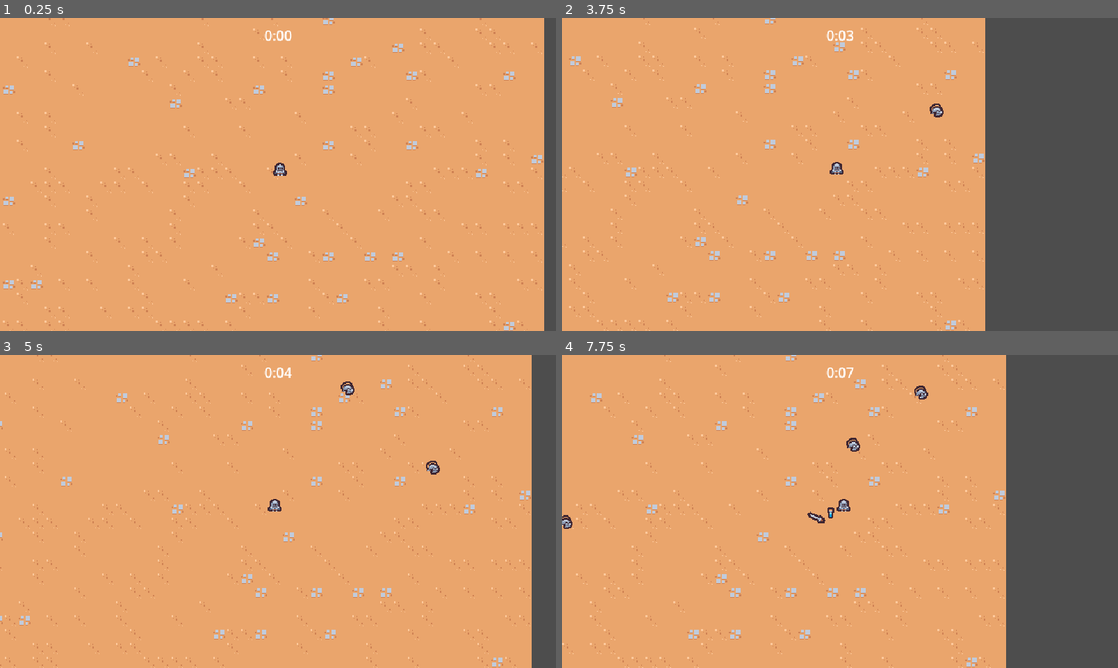
Above: before the commit, frames 1-4 (two rows, left to right).
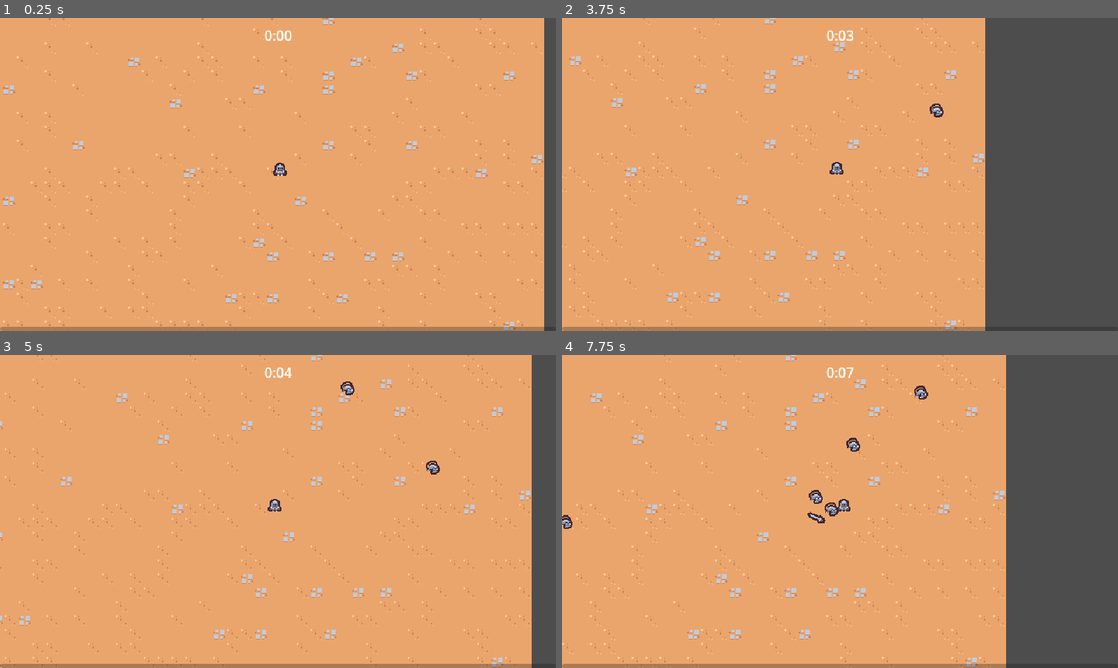
Above: after the commit, the same moments.

Repository: Nordtwig/hearthguard
Game: Godot game, scene res://Main/main.tscn
The game is run twice, just before and just after one commit, with the same random seed, the same clock (stepped at 60 frames per second) and the same inputs.
Inputs:
- Up to frame 1 (0.25 s): no input
- Up to frame 2 (3.75 s): hold D (move_right) 0.53-1.28 s; hold S (move_down) 1.28-2.03 s; hold D (move_right) 2.03-2.78 s; hold W (move_up) 2.78-3.53 s; hold A (move_left) from 3.53 s (still down)
- Up to frame 3 (5 s): keep holding A (move_left)
- Up to frame 4 (7.75 s): release A (move_left) at 5.03 s; hold S (move_down) 5.03-5.78 s; hold D (move_right) 5.78-6.53 s; hold W (move_up) 6.53-7.28 s; hold D (move_right) from 7.28 s (still down)

The runs differ from the first frame. In frame 1, 1.3% of the frame differs, in the area x 0-98%, y 98-100%; in frame 2, 1.0%; in frame 3, 1.3%; in frame 4, 1.2%.

Commit message:
Add hitbox and hurtbox, and experience bar and tracking

Diff:
--- a/Main/main.tscn
+++ b/Main/main.tscn
@@ -6,13 +6,17 @@
 [ext_resource type="PackedScene" uid="uid://bj32b3xdg0g27" path="res://scenes/ui/arena_time_ui.tscn" id="1_nu137"]
 [ext_resource type="PackedScene" uid="uid://b21lb2jm1yyxn" path="res://scenes/manager/arena_time_manager.tscn" id="2_bcrqv"]
 [ext_resource type="PackedScene" uid="uid://eo01s2wkj0n8" path="res://scenes/game_object/game_camera/game_camera.tscn" id="3_0mami"]
+[ext_resource type="PackedScene" uid="uid://cjv5e05ec6ndo" path="res://scenes/ui/experience_bar.tscn" id="3_dam15"]
 [ext_resource type="PackedScene" uid="uid://bfdy5s1yq8ajq" path="res://scenes/manager/enemy_manager.tscn" id="4_vac0u"]
 
 [node name="Main" type="Node2D"]
 
+[node name="EnemyManager" parent="." instance=ExtResource("4_vac0u")]
+
 [node name="ExperienceManager" parent="." instance=ExtResource("1_cqk57")]
 
-[node name="EnemyManager" parent="." instance=ExtResource("4_vac0u")]
+[node name="ExperienceBar" parent="." node_paths=PackedStringArray("experience_manager") instance=ExtResource("3_dam15")]
+experience_manager = NodePath("../ExperienceManager")
 
 [node name="ArenaTimeUI" parent="." node_paths=PackedStringArray("arena_time_manager") instance=ExtResource("1_nu137")]
 arena_time_manager = NodePath("ArenaTimeManager")
--- /dev/null
+++ b/scenes/ability/sword_ability.gd
@@ -0,0 +1,4 @@
+extends Node2D
+class_name SwordAbility
+
+@onready var hitbox_component: HitboxComponent = $HitboxComponent
--- a/scenes/ability/sword_ability.tscn
+++ b/scenes/ability/sword_ability.tscn
@@ -1,6 +1,8 @@
-[gd_scene load_steps=6 format=3 uid="uid://cg517k8fa78lu"]
+[gd_scene load_steps=8 format=3 uid="uid://cg517k8fa78lu"]
 
+[ext_resource type="Script" path="res://scenes/ability/sword_ability.gd" id="1_xld8i"]
 [ext_resource type="Texture2D" uid="uid://dhl5fskh8ruy6" path="res://scenes/ability/sword.png" id="1_ylfsu"]
+[ext_resource type="PackedScene" uid="uid://cjrx78knlcpy7" path="res://scenes/component/hitbox_component.tscn" id="2_nt30p"]
 
 [sub_resource type="Animation" id="Animation_02qfj"]
 length = 0.001
@@ -31,7 +33,7 @@
 tracks/2/type = "value"
 tracks/2/imported = false
 tracks/2/enabled = true
-tracks/2/path = NodePath("Area2D/CollisionShape2D:disabled")
+tracks/2/path = NodePath("HitboxComponent/CollisionShape2D:disabled")
 tracks/2/interp = 1
 tracks/2/loop_wrap = true
 tracks/2/keys = {
@@ -85,7 +87,7 @@
 tracks/3/type = "value"
 tracks/3/imported = false
 tracks/3/enabled = true
-tracks/3/path = NodePath("Area2D/CollisionShape2D:disabled")
+tracks/3/path = NodePath("HitboxComponent/CollisionShape2D:disabled")
 tracks/3/interp = 1
 tracks/3/loop_wrap = true
 tracks/3/keys = {
@@ -101,13 +103,15 @@
 "swing": SubResource("Animation_lqa7q")
 }
 
-[sub_resource type="RectangleShape2D" id="RectangleShape2D_2nx6f"]
+[sub_resource type="RectangleShape2D" id="RectangleShape2D_kax8b"]
 size = Vector2(30, 30)
 
 [node name="SwordAbility" type="Node2D"]
+script = ExtResource("1_xld8i")
 
 [node name="Sprite2D" type="Sprite2D" parent="."]
 rotation = -0.261799
+scale = Vector2(1e-05, 1e-05)
 texture = ExtResource("1_ylfsu")
 offset = Vector2(0, -4)
 
@@ -117,10 +121,9 @@
 }
 autoplay = "swing"
 
-[node name="Area2D" type="Area2D" parent="."]
-collision_layer = 4
-collision_mask = 0
+[node name="HitboxComponent" parent="." instance=ExtResource("2_nt30p")]
 
-[node name="CollisionShape2D" type="CollisionShape2D" parent="Area2D"]
+[node name="CollisionShape2D" type="CollisionShape2D" parent="HitboxComponent"]
 position = Vector2(15, 0)
-shape = SubResource("RectangleShape2D_2nx6f")
+shape = SubResource("RectangleShape2D_kax8b")
+disabled = true
--- a/scenes/ability/sword_ability_controller.gd
+++ b/scenes/ability/sword_ability_controller.gd
@@ -3,14 +3,12 @@
 @export var sword_ability: PackedScene
 @export var max_range : float = 150
 
+var damage = 5
+
 func _ready() -> void:
 	$Timer.timeout.connect(on_timer_timeout)
 
 
-func _process(delta: float) -> void:
-	pass
-
-# This happens every time the timer times out, shocker
 func on_timer_timeout() -> void:
 	var player = get_tree().get_first_node_in_group("player") as Node2D
 	if player == null:
@@ -30,8 +28,9 @@
 		return a_distance < b_distance
 	)
 
-	var sword_instance = sword_ability.instantiate() as Node2D
+	var sword_instance = sword_ability.instantiate() as SwordAbility
 	player.get_parent().add_child(sword_instance)
+	sword_instance.hitbox_component.damage = damage
 	sword_instance.global_position = enemies[0].global_position
 	sword_instance.global_position += Vector2.RIGHT.rotated(randf_range(0, TAU)) * 4
 
--- /dev/null
+++ b/scenes/component/hitbox_component.gd
@@ -0,0 +1,4 @@
+extends Area2D
+class_name HitboxComponent
+
+var damage = 0
--- /dev/null
+++ b/scenes/component/hitbox_component.tscn
@@ -0,0 +1,8 @@
+[gd_scene load_steps=2 format=3 uid="uid://cjrx78knlcpy7"]
+
+[ext_resource type="Script" path="res://scenes/component/hitbox_component.gd" id="1_1dgcl"]
+
+[node name="HitboxComponent" type="Area2D"]
+collision_layer = 4
+collision_mask = 0
+script = ExtResource("1_1dgcl")
--- /dev/null
+++ b/scenes/component/hurtbox_component.gd
@@ -0,0 +1,19 @@
+extends Area2D
+class_name HurtboxComponent
+
+@export var health_component: HealthComponent
+
+
+func _ready() -> void:
+    area_entered.connect(on_area_entered)
+
+
+func on_area_entered(other_area: Area2D) -> void:
+    if not other_area is HitboxComponent:
+        return
+
+    if health_component == null:
+        return
+
+    var hitbox_component = other_area as HitboxComponent
+    health_component.damage(hitbox_component.damage)
--- /dev/null
+++ b/scenes/component/hurtbox_component.tscn
@@ -0,0 +1,8 @@
+[gd_scene load_steps=2 format=3 uid="uid://ch5okk5rpxg04"]
+
+[ext_resource type="Script" path="res://scenes/component/hurtbox_component.gd" id="1_74el2"]
+
+[node name="HurtboxComponent" type="Area2D"]
+collision_layer = 0
+collision_mask = 4
+script = ExtResource("1_74el2")
--- a/scenes/game_object/basic_enemy/basic_enemy.gd
+++ b/scenes/game_object/basic_enemy/basic_enemy.gd
@@ -5,22 +5,14 @@
 @onready var health_component: HealthComponent = $HealthComponent
 
 
-func _ready() -> void:
-	$Area2D.area_entered.connect(on_area_entered)
-
-
 func _process(_delta: float) -> void:
-	var direction = get_direction_to_player()
-	velocity = direction * move_speed
-	move_and_slide()
+    var direction = get_direction_to_player()
+    velocity = direction * move_speed
+    move_and_slide()
 
 
 func get_direction_to_player():
-	var player_node = get_tree().get_first_node_in_group("player") as Node2D
-	if player_node != null:
-		return (player_node.global_position - global_position).normalized()
-	return Vector2.ZERO
-
-
-func on_area_entered(_other_area: Area2D):
-	health_component.damage(100)
+    var player_node = get_tree().get_first_node_in_group("player") as Node2D
+    if player_node != null:
+        return (player_node.global_position - global_position).normalized()
+    return Vector2.ZERO
--- a/scenes/game_object/basic_enemy/basic_enemy.tscn
+++ b/scenes/game_object/basic_enemy/basic_enemy.tscn
@@ -1,11 +1,12 @@
-[gd_scene load_steps=7 format=3 uid="uid://dit4jmb5s37yw"]
+[gd_scene load_steps=8 format=3 uid="uid://dit4jmb5s37yw"]
 
 [ext_resource type="Script" path="res://scenes/game_object/basic_enemy/basic_enemy.gd" id="1_p5lxq"]
 [ext_resource type="Texture2D" uid="uid://bovyjtw3h0j8m" path="res://scenes/game_object/basic_enemy/basic_enemy.png" id="2_bqqju"]
 [ext_resource type="PackedScene" uid="uid://cg8vcvxfn7ab6" path="res://scenes/component/health_component.tscn" id="2_rx16w"]
 [ext_resource type="PackedScene" uid="uid://bxcv81bj2i50l" path="res://scenes/component/vial_drop_component.tscn" id="3_40seo"]
+[ext_resource type="PackedScene" uid="uid://ch5okk5rpxg04" path="res://scenes/component/hurtbox_component.tscn" id="4_oc12g"]
 
-[sub_resource type="CircleShape2D" id="CircleShape2D_p8s3g"]
+[sub_resource type="CircleShape2D" id="CircleShape2D_rg8tr"]
 radius = 12.0
 
 [sub_resource type="CircleShape2D" id="CircleShape2D_dhxvy"]
@@ -23,13 +24,12 @@
 [node name="VialDropComponent" parent="." node_paths=PackedStringArray("health_component") instance=ExtResource("3_40seo")]
 health_component = NodePath("../HealthComponent")
 
-[node name="Area2D" type="Area2D" parent="."]
-collision_layer = 0
-collision_mask = 4
+[node name="HurtboxComponent" parent="." node_paths=PackedStringArray("health_component") instance=ExtResource("4_oc12g")]
+health_component = NodePath("../HealthComponent")
 
-[node name="CollisionShape2D" type="CollisionShape2D" parent="Area2D"]
+[node name="CollisionShape2D2" type="CollisionShape2D" parent="HurtboxComponent"]
 position = Vector2(0, -4)
-shape = SubResource("CircleShape2D_p8s3g")
+shape = SubResource("CircleShape2D_rg8tr")
 
 [node name="Sprite2D" type="Sprite2D" parent="."]
 position = Vector2(0, -5)
--- a/scenes/manager/experience_manager.gd
+++ b/scenes/manager/experience_manager.gd
@@ -1,6 +1,12 @@
 extends Node
 
+signal experience_updated(current_experience: float, target_experience: float)
+
+const TARGET_EXPERIENCE_GROWN = 5
+
 var current_experience = 0
+var current_level = 1
+var target_experience = 5
 
 
 func _ready() -> void:
@@ -8,9 +14,13 @@
 
 
 func increment_experience(number: float) -> void:
-    current_experience += number
-    print(current_experience)
-
+    current_experience = min(current_experience + number, target_experience)
+    experience_updated.emit(current_experience, target_experience)
+    if current_experience == target_experience:
+        current_level += 1
+        target_experience += TARGET_EXPERIENCE_GROWN
+        current_experience = 0
+        experience_updated.emit(current_experience,  target_experience)
 
 func on_experience_vial_collected(number: float) -> void:
     increment_experience(number)
--- /dev/null
+++ b/scenes/ui/experience_bar.gd
@@ -0,0 +1,16 @@
+extends CanvasLayer
+
+
+@export var experience_manager: Node
+
+@onready var progress_bar = $MarginContainer/ProgressBar
+
+
+func _ready() -> void:
+    progress_bar.value = 0
+    experience_manager.experience_updated.connect(on_experience_updated)
+
+
+func on_experience_updated(current_experience: float, target_experience: float) -> void:
+    var percent = current_experience / target_experience
+    progress_bar.value = percent
--- /dev/null
+++ b/scenes/ui/experience_bar.tscn
@@ -0,0 +1,23 @@
+[gd_scene load_steps=2 format=3 uid="uid://cjv5e05ec6ndo"]
+
+[ext_resource type="Script" path="res://scenes/ui/experience_bar.gd" id="1_a3ycf"]
+
+[node name="ExperienceBar" type="CanvasLayer"]
+script = ExtResource("1_a3ycf")
+
+[node name="MarginContainer" type="MarginContainer" parent="."]
+anchors_preset = 15
+anchor_right = 1.0
+anchor_bottom = 1.0
+grow_horizontal = 2
+grow_vertical = 2
+mouse_filter = 2
+
+[node name="ProgressBar" type="ProgressBar" parent="MarginContainer"]
+custom_minimum_size = Vector2(0, 5)
+layout_mode = 2
+size_flags_vertical = 8
+mouse_filter = 2
+max_value = 1.0
+value = 0.5
+show_percentage = false
Not shown: 1 places in Main/main.tscn that only renumber resources
